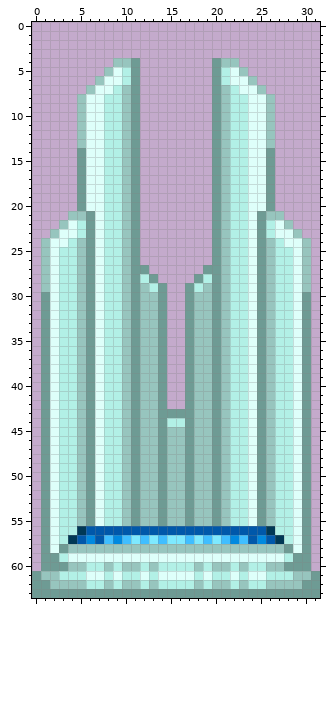
A pixel-art sprite gets an edit: objects/teleporter/atprk_crystallineteleporter/atprk_crystallineteleporter.png. This is how it looked before the edit.
The file is 32x64 pixels.
New version:
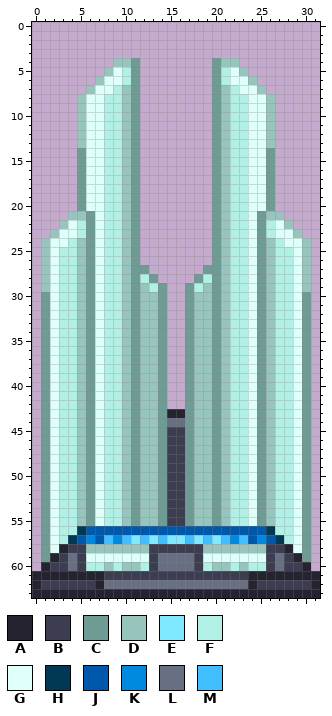
Palette (. is transparent): A #24232f  B #3d3d51  C #6e9b94  D #97c5be  E #7ee9ff  F #b2f0e6  G #defffa  H #003855  J #0058aa  K #0189df  L #686f83  M #40beff
From old to new:
y 43: x 15..16 CC -> AA
y 44: x 15..16 FF -> LL
y 45..55: x 15..16 DD -> BB
y 58: x 3..5 CDD -> ABB; x 13..18 DDDDDD -> BBBBBB; x 26..28 DDC -> BBA
y 59: x 2..5 CFGG -> ABLB; x 13..18 GGGGGG -> BLLLLB; x 26..29 GGFC -> BLBA
y 60: x 1..5 CCCDD -> ABBLB; x 13..18 DFFFFD -> BLLLLB; x 26..30 DDCCC -> BLBBA
y 61: x 0..31 CDDFFFGGFGFFGFGGGGFGFFGFGGFFFDDC -> AAAAAAAABBBBBBBBBBBBBBBBAAAAAAAA
y 62: x 0..31 CCDDDDFFDFDDFDFFFFDFDDFDFFDDDDCC -> ABBBBBBALLLLLLLLLLLLLLLLABBBBBBA
y 63: x 0..31 CCCCCCCCCCCCCCCCCCCCCCCCCCCCCCCC -> AAAAAAAAAAAAAAAAAAAAAAAAAAAAAAAA
